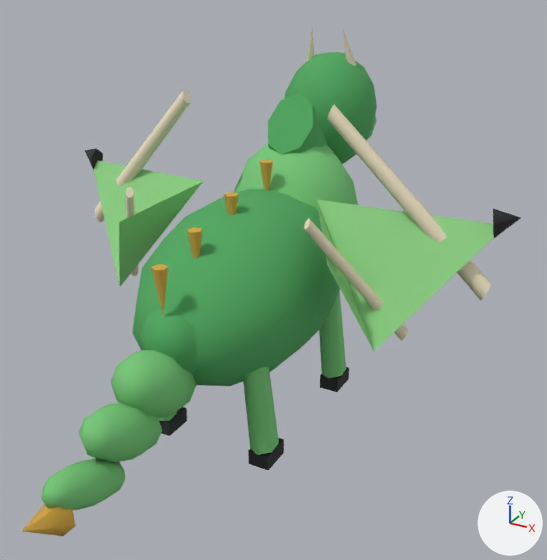
One commit to the glTF model models/units/dragon.glb: the scene before it, then after it.
Camera for both pictures: a 50 mm lens placed at (0.793, -1.36, 1.034), pointed at (0.083, -0.069, 0.389). Lighting does not change. The marker at lower right points along +X, +Y and +Z. The older version comes first. Where no turn or scale is listed for an object, it has been applied to the vertices.

Objects in the first picture: 'BackRightLeg', 'DragonBody', 'DragonChest', 'DragonElementWingMembrane', 'DragonElementWingMembrane.001', 'DragonHead', 'DragonNeck', 'TailSegment1', 'TailSegment2', 'TailSegment3', 'TailSegment4', 'WingLeadingBone', 'WingLeadingBone.001', 'WingLowerBone', 'WingLowerBone.001', 'WingTipClaw', 'WingTipClaw.001' and 13 more.
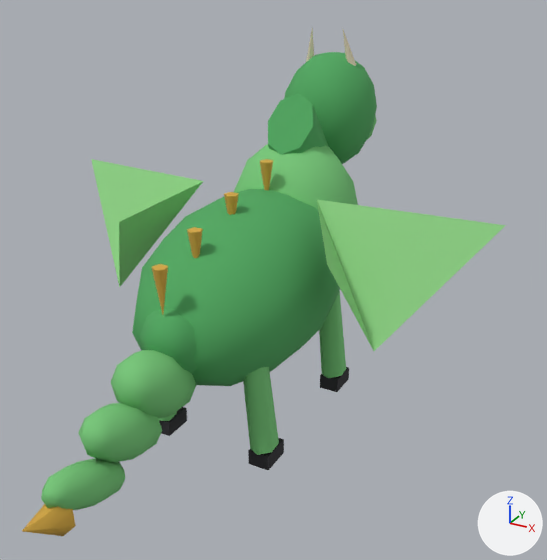
Commit message: refine dragon and pegasus wing silhouettes

Where the change shows, as pixel boxes (x1, y1, x2, y2) in the pictures (547 x 560 px):
'WingLeadingBone.001', deleted: before (327, 105, 491, 301)
'WingLeadingBone', deleted: before (95, 90, 191, 222)
'WingLowerBone.001', deleted: before (304, 218, 408, 341)
'WingTipClaw.001', deleted (black): before (493, 209, 521, 238)
'WingLowerBone', deleted: before (126, 187, 139, 276)
'WingTipClaw', deleted: before (85, 149, 103, 170)

What the commit changed:
Object 'WingLeadingBone' (ob_wingleadingbone) is deleted.
Object 'WingLowerBone' (ob_winglowerbone) is deleted.
Object 'WingTipClaw' (ob_wingtipclaw) is deleted.
Object 'WingLeadingBone.001' (ob_wingleadingbone_001) is deleted.
Object 'WingLowerBone.001' (ob_winglowerbone_001) is deleted.
Object 'WingTipClaw.001' (ob_wingtipclaw_001) is deleted.
